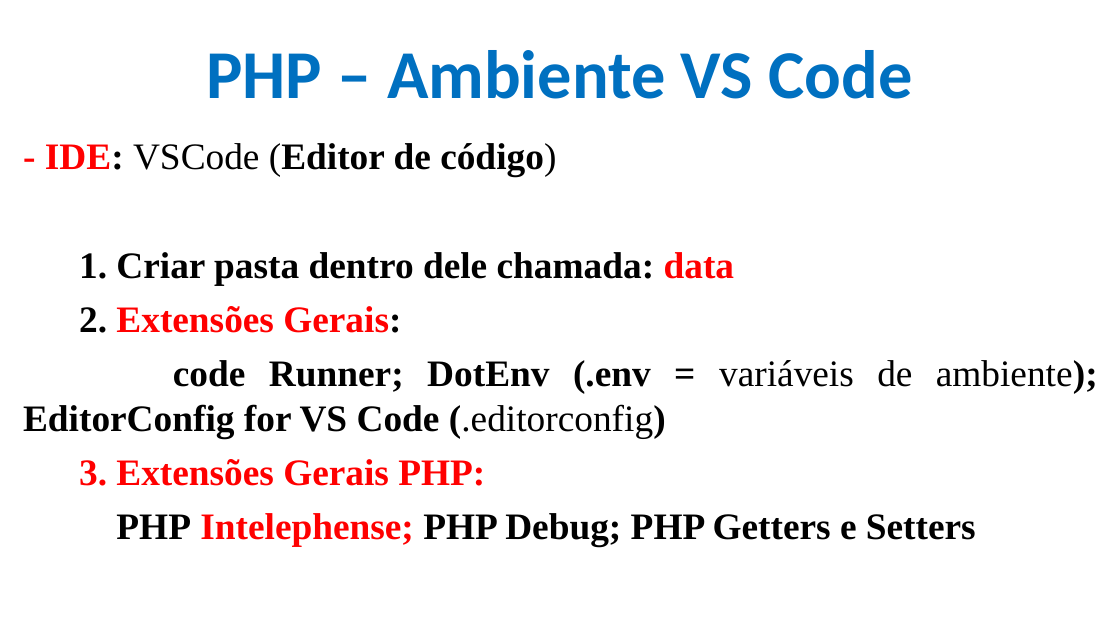
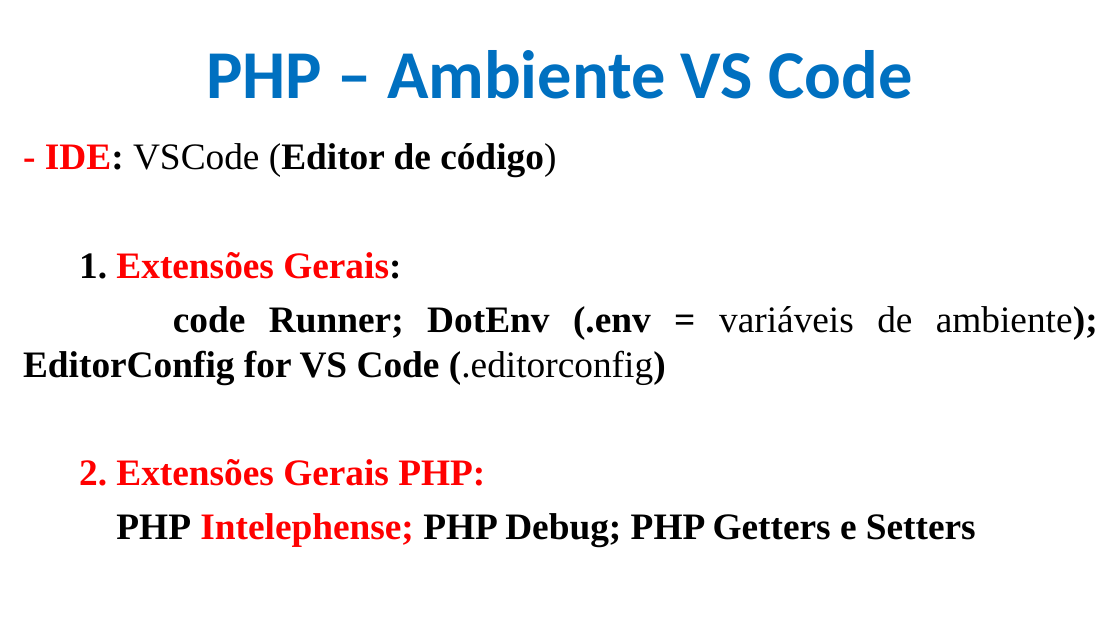
Before and after one commit to CloudEducationBrazil/WydenDesenvolvimentoWebPHP, a slide deck: slide 6 of 01 Classes/Aula 11 e 12 Desenvolvimento Web PHP - PHP.pptx. Drawn at 1120x630 pixels with LibreOffice and Linux fonts; fonts in the diff are those of the drawing; background and template pictures are left out. Boxes give left, top, right and bottom in pixels: in the first picture for what was removed or moved away, otherwise in the second. Text is boxed around its words. In the diff, an @@ line names an element or a change of style, - is before the commit and + after.

```diff
--- a/01 Classes/Aula 11 e 12 Desenvolvimento Web PHP - PHP.pptx
+++ b/01 Classes/Aula 11 e 12 Desenvolvimento Web PHP - PHP.pptx
@@ text at (79, 252, 401, 279): text changed; text colour #000000 to #FF0000 @@
-1. Criar pasta dentro dele chamada: data
-2. Extensões Gerais:
+1. Extensões Gerais:
@@ text at (79, 459, 485, 486): text changed @@
-3. Extensões Gerais PHP:
+2. Extensões Gerais PHP:
```
Also in this commit, not shown: 7 other slides changed, 8 slides added.
